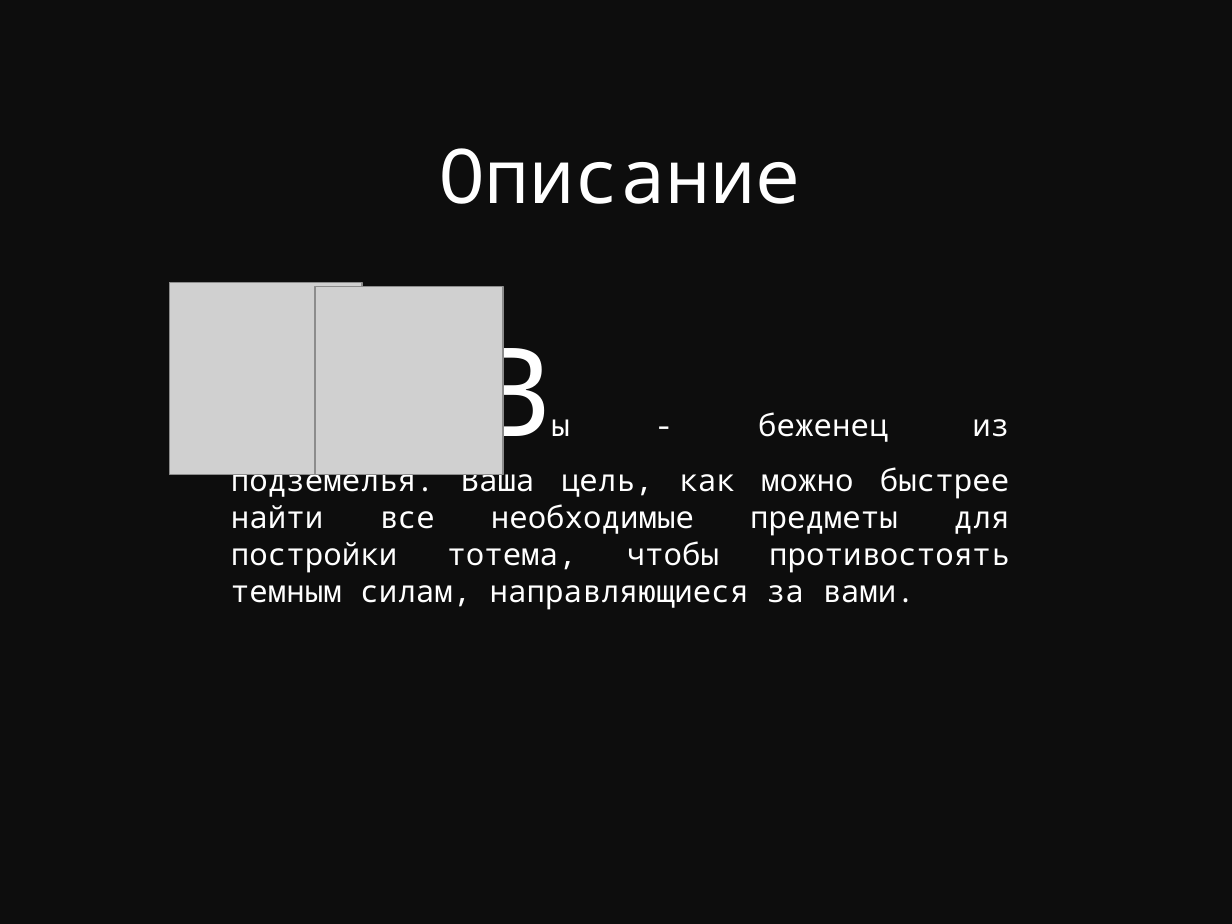
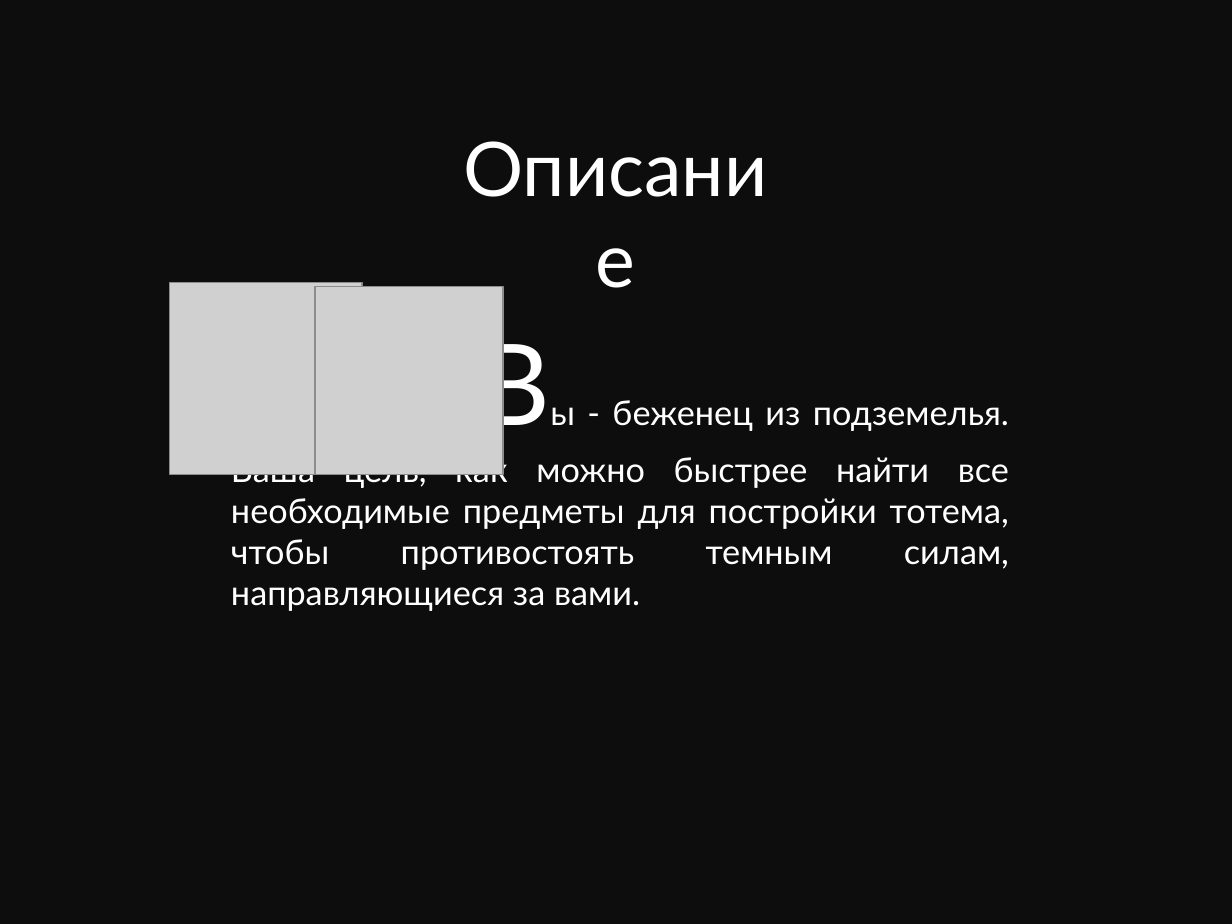
Before and after one commit to evilrise7/hostage, a slide deck: slide 3 of yandex_project_game.pptx. Drawn at 1232x924 pixels with LibreOffice and Linux fonts; fonts in the diff are those of the drawing; grey boxes stand for pictures. Boxes give left, top, right and bottom in pixels: in the first picture for what was removed or moved away, otherwise in the second. Text is boxed around its words. In the diff, an @@ line names an element or a change of style, - is before the commit and + after.

```diff
--- a/yandex_project_game.pptx
+++ b/yandex_project_game.pptx
@@ text "Описание": place and size @@
-text "Описание" at [439,148,800,204]
+text "Описание" at [434,116,798,219]
@@ text "Описание" at [434,116,798,219]: font Noto Sans Mono to Lato @@
@@ text "Вы - беженец из подземелья. ..." at [231,400,1009,611]: size 72 to 66 pt in "Вы"; size 18 to 20 pt, font Noto Sans Mono to Lato @@
```
Also in this commit, not shown: 9 other slides changed, 6 slides added, 1 other file.
